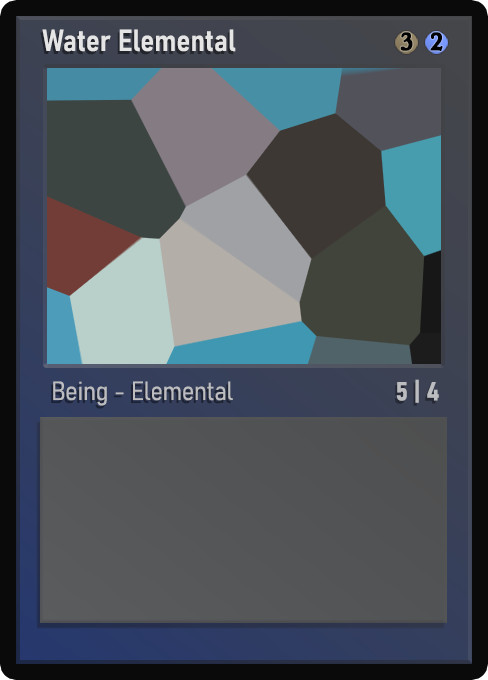
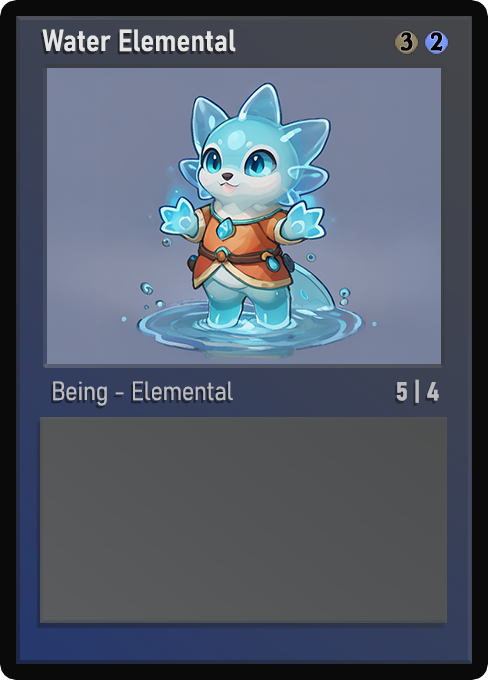
Before/after of a 488 x 680 layered artwork. What changed in the layer stack:
painted on "Name" over left=64, top=35, right=227, bottom=52
painted on "AtkDef" over left=396, top=385, right=407, bottom=401
painted on "Class" over left=53, top=381, right=226, bottom=405
painted on "Artwork" over left=47, top=68, right=441, bottom=364
